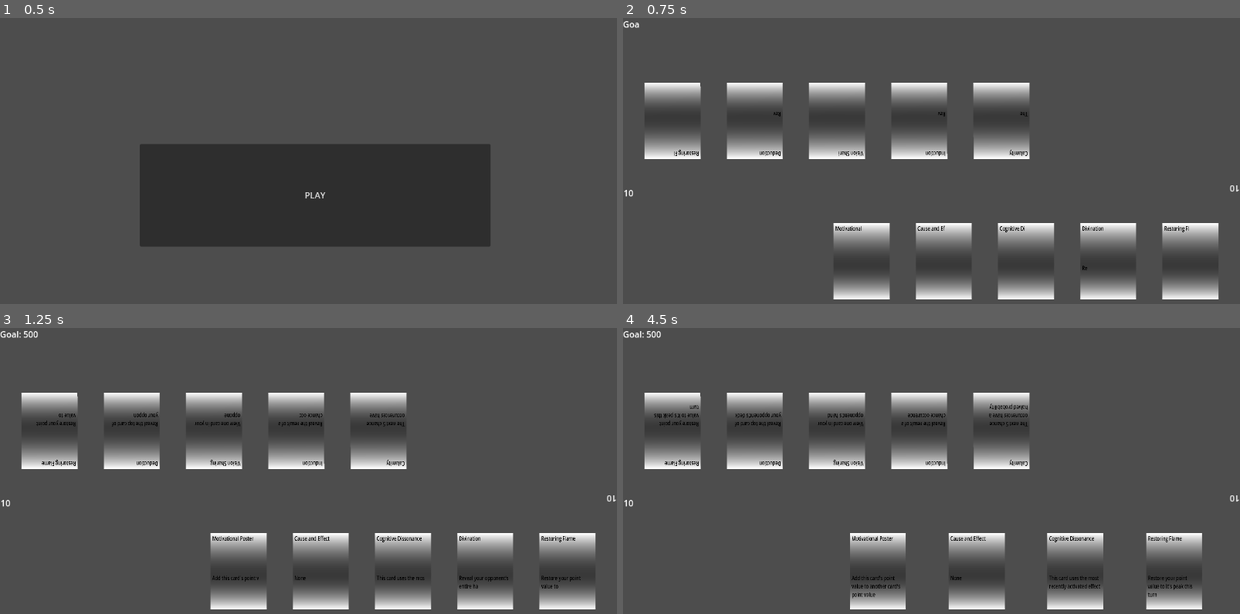
Above: before the commit, frames 1-4 (two rows, left to right).
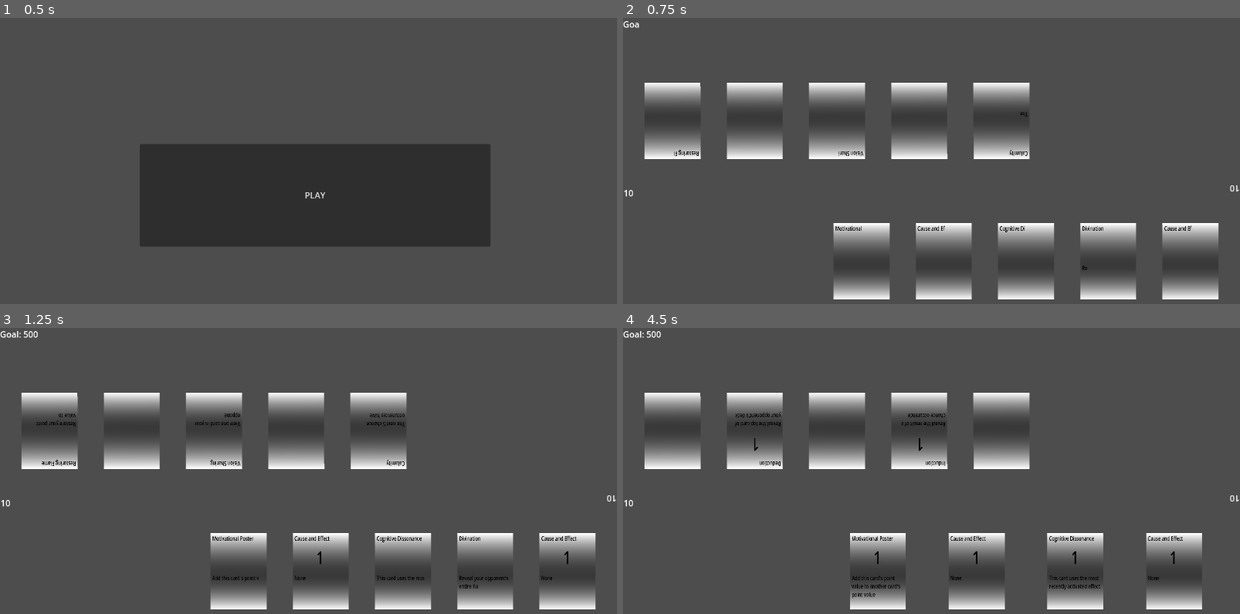
Above: after the commit, the same moments.

Repository: Odeguy/cardgameagain
Game: Godot game, scene res://menu.tscn
Same seed, same stepped clock (60 frames per second), same inputs: the game is played once before the commit and once after it.
Inputs (mouse positions are in pixels of both pictures, inside the frame that each line leads up to):
- Up to frame 1 (0.5 s): no input
- Up to frame 2 (0.75 s): click "PLAY" at 0.5 s
- Up to frame 3 (1.25 s): no input
- Up to frame 4 (4.5 s): move the mouse to (1067, 482) at 1.27 s; click (1067, 482) at 1.42 s; move the mouse to (808, 519) at 2.02 s; click (808, 519) at 2.17 s; tap Enter at 2.75, 4.25 s; move the mouse to (993, 425) at 2.77 s; click (993, 425) at 2.92 s; tap Space at 3.5 s; move the mouse to (900, 571) at 3.52 s; click (900, 571) at 3.67 s; move the mouse to (1116, 553) at 4.27 s; click (1116, 553) at 4.42 s

Frame 1 is identical in both runs. In frame 2, 0.1% of the frame differs, in the area x 22-93%, y 32-75%; in frame 3, 0.4%; in frame 4, 0.7%, in the area x 5-93%, y 26-95%.

Commit message:
dictionaries to arrays

Diff:
--- a/card.tscn
+++ b/card.tscn
@@ -42,6 +42,15 @@
 scale = Vector2(0.1, 0.1)
 scroll_active = false
 
+[node name="PointsLabel" type="RichTextLabel" parent="Body/Front"]
+offset_left = -30.0
+offset_top = -22.0
+offset_right = 558.0
+offset_bottom = 210.0
+scale = Vector2(0.1, 0.1)
+scroll_active = false
+horizontal_alignment = 1
+
 [node name="EffectLabel" type="RichTextLabel" parent="Body/Front"]
 offset_left = -30.0
 offset_top = 2.0
--- a/card_script.gd
+++ b/card_script.gd
@@ -61,6 +61,11 @@
 	if(font_size != null): $Body/Front/EffectLabel.push_font_size(font_size)
 	if(font != null): $Body/Front/EffectLabel.push_font(font)
 
+	$Body/Front/PointsLabel.clear()
+	if(color != null): $Body/Front/PointsLabel.push_color(color)
+	if(font_size != null): $Body/Front/PointsLabel.push_font_size(font_size * 3)
+	if(font != null): $Body/Front/PointsLabel.push_font(font)
+
 func get_size() -> Vector2:
 	return $Body/Shape.get_shape().size
 
@@ -88,6 +93,7 @@
 func load_text(gradually):
 	$Body/Front/NameLabel.clear()
 	$Body/Front/EffectLabel.clear()
+	$Body/Front/PointsLabel.clear()
 	re_push()
 	if gradually:
 		loaded = false
@@ -100,4 +106,5 @@
 	else:
 		$Body/Front/NameLabel.append_text(card_name)
 		$Body/Front/EffectLabel.append_text(effect)
+	$Body/Front/PointsLabel.append_text(str(points))
 	loaded = true
--- a/game_script.gd
+++ b/game_script.gd
@@ -63,29 +63,27 @@
 	turn_count += 1
 	if turn:
 		if turn_count > 2: player.draw_card()
-		chosen_card = null
-		while chosen_card == null:
-			await get_tree().process_frame
+		await choose_card()
 		var points = player.get_card_points(chosen_card)
 		var card = player.play_card(chosen_card)
-		card_effect(card, points, player, opponent)
+		await card_effect(card, points, player, opponent)
 	else:
 		if turn_count > 2:
 			await get_tree().create_timer(0.5).timeout
 			opponent.draw_card()
 		await get_tree().create_timer(0.5).timeout
-		var random_card = opponent.hand.keys()[randi() % opponent.hand.size()]
+		var random_card = opponent.hand.get(randi() % opponent.hand.size())
 		var points = opponent.get_card_points(random_card)
 		var card = opponent.play_card(random_card)
-		card_effect(card, points, opponent, player)
+		await card_effect(card, points, opponent, player)
 	if player.points == points_goal or opponent.points == points_goal: gameover = true
 	if player.hand.size() == 0 or opponent.hand.size() == 0: gameover = true
 	turn = !turn
 	if !gameover:
 		play()
 
-func card_effect(card_name, points, sender, reciever):
-	match card_name:
+func card_effect(card, points, sender, reciever):
+	match card.get_card_name():
 		"Hollow Mask":
 			sender.block_peeking(points)
 		"Pyrrhic Victory":
@@ -98,9 +96,12 @@
 		"Restoring Flame":
 			sender.restore_points_to_peak()
 		"Reckless Gamble":
-			pass
+			await choose_card()
+			if randi() % 10 > 6: sender.change_card_points(chosen_card, 2, "multiply")
+			else:
+				player.play_card(chosen_card)
 		"Divination":
-			pass
+			opponent.reveal_hand()
 		"Vision Sharing":
 			pass
 		"Induction":
@@ -126,6 +127,12 @@
 	sender.refresh_points()
 	reciever.refresh_points()
 
+func choose_card() -> Object:
+	chosen_card = null
+	while chosen_card == null:
+		await get_tree().process_frame
+	return chosen_card
+
 func new_turn() -> void: #everything that should happen at the beginning of a turn
 	player.maxx_p = false
 	opponent.maxx_p = false
@@ -136,5 +143,5 @@
 
 func _input(event: InputEvent) -> void:
 	for card in player.hand:
-		if(event is InputEventMouseButton and event.pressed and player.hand[card].loaded and player.hand[card].has_point(get_global_mouse_position())):
+		if(event is InputEventMouseButton and event.pressed and card.loaded and card.has_point(get_global_mouse_position())):
 			chosen_card = card
--- a/table_script.gd
+++ b/table_script.gd
@@ -1,8 +1,8 @@
 extends Node2D
 @export var card_scene: PackedScene
 
-var hand = {}
-var full_deck = {}
+var hand = []
+var full_deck = []
 var deck
 var screen_size
 var area_size
@@ -30,15 +30,14 @@
 	points_history.append(points)
 
 func add_to_deck(card):
-	full_deck[card.card_name] = card
+	full_deck.append(card)
 	card.hide()
 	add_child(card)
 
 func draw_card():
 	if(deck.size() > 0):
-		hand.set(deck.keys()[0], deck.get(deck.keys()[0]))
-		deck[deck.keys()[0]].position = screen_size / Vector2(2, 2)
-		deck.erase(deck.keys()[0])
+		hand.append(deck.pop_at(0))
+		hand.get(0).position = screen_size / Vector2(2, 2)
 		show_hand()
 
 func show_hand():
@@ -47,38 +46,39 @@
 	var increments = 1
 	for card in hand:
 		if(!side_switched):
-			hand[card].position.x = start + increment * increments + hand[card].get_size().x / 2
-			hand[card].position.y = area_size.y * 4 / 3
+			card.position.x = start + increment * increments + card.get_size().x / 2
+			card.position.y = area_size.y * 4 / 3
 		else:
-			hand[card].position.x = screen_size.x - (start + increment * increments + hand[card].get_size().x / 2)
-			hand[card].position.y = screen_size.y - area_size.y * 4 / 3
-		hand[card].rotation = $Area.rotation
+			card.position.x = screen_size.x - (start + increment * increments + card.get_size().x / 2)
+			card.position.y = screen_size.y - area_size.y * 4 / 3
+		card.rotation = $Area.rotation
 		increments += 1
-		hand[card].show()
+		if side_switched: card.toggle_side()
+		card.show()
 
 func refresh_points():
 	$Area/Points.clear()
 	$Area/Points.append_text(str(points))
 
-func play_card(key: String) -> String:
-	var name = hand[key].get_card_name()
-	remove_child(hand[key])
-	hand.erase(key)
+func play_card(card: Object) -> Object:
+	remove_child(card)
+	hand.remove_at(hand.find(card))
 	show_hand()
 	refresh_points()
-	return name
+	return card
 
-func get_card_points(key: String) -> int:
-	var points = hand[key].get_points()
+func get_card_points(card: Object) -> int:
+	var points = card.get_points()
 	return points
 
-func change_card_points(key: String, num: int, type: String) -> void:
-	if key == "Onyx Blade": return
+func change_card_points(card: Object, num: int, type: String) -> void:
+	if card.get_card_name() == "Onyx Blade": return
 	match type:
-		"multiply": hand[key].set_points(hand[key].get_points() * num)
-		"divide": hand[key].set_points(hand[key].get_points() / num)
-		"add": hand[key].set_points(hand[key].get_points() + num)
-		"subtract": hand[key].set_points(hand[key].get_points() - num)
+		"multiply": card.set_points(card.get_points() * num)
+		"divide": card.set_points(card.get_points() / num)
+		"add": card.set_points(card.get_points() + num)
+		"subtract": card.set_points(card.get_points() - num)
+	card.load_text(false)
 
 func multiply_points(num: int):
 	change_points(num, "multiply")
@@ -121,3 +121,11 @@
 
 func restore_points_to_peak():
 	if !points_history.is_empty(): points = points_history.max()
+
+func reveal_card(card: Object):
+	card.toggle_side()
+	await get_tree().create_timer(5).timeout
+	card.toggle_side()
+
+func reveal_hand():
+	for card in hand: reveal_card(card)
